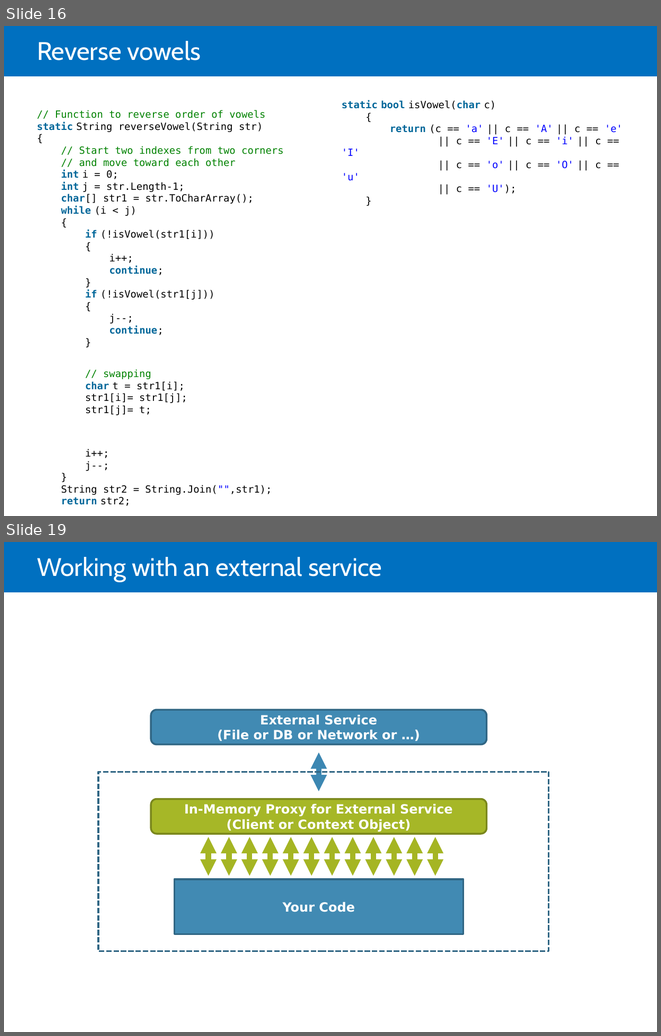
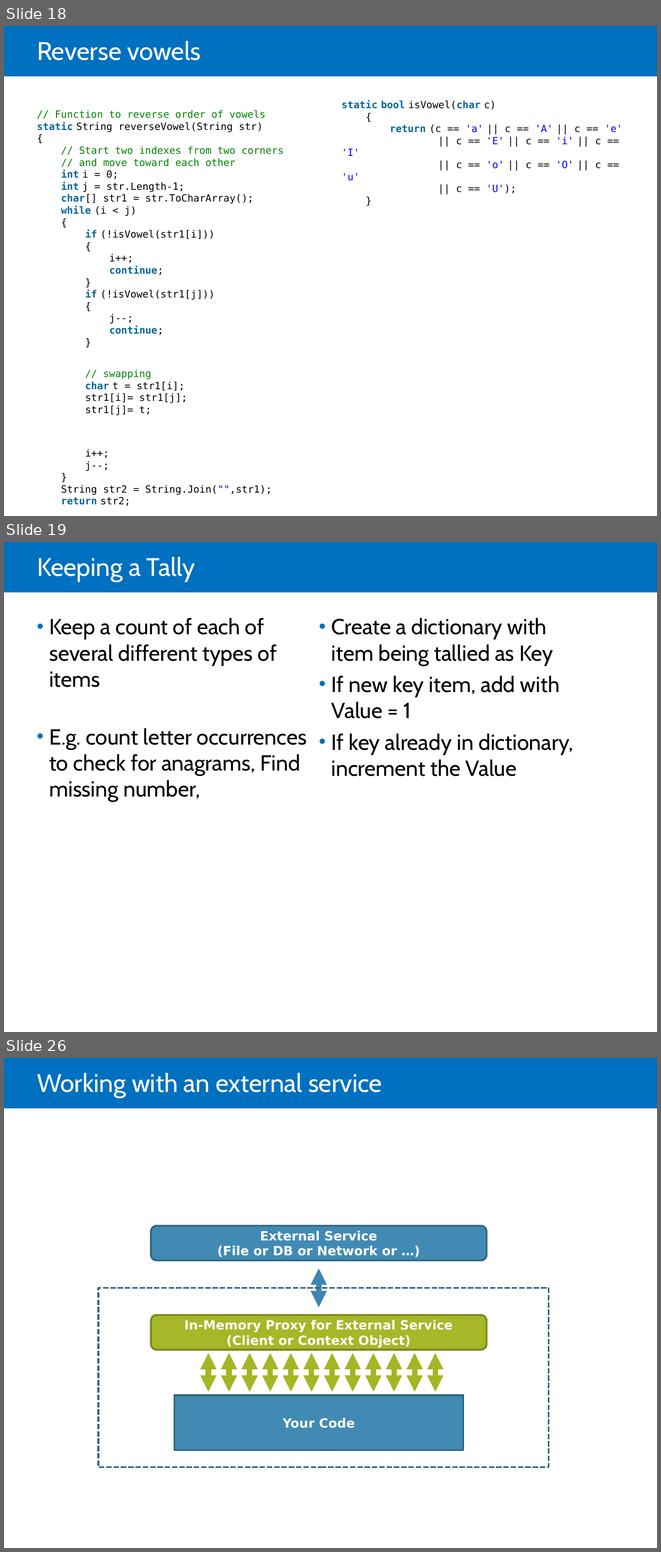
Before and after one commit to jdevr1es/DotnetSlides, a slide deck: DSA Study Guide.pptx. Shown one above the other, each under a label of ours: slides 16 and 19 before the commit, slides 18, 19 and 26 after it; the slides between them are not shown. The pictures are 661x1036 and 661x1552 pixels, drawn with LibreOffice and Linux fonts; fonts in the diff are those of the drawing. Boxes give left, top, right and bottom in pixels: in the first picture for what was removed or moved away, otherwise in the second. Text is boxed around its words. In the diff, an @@ line names an element or a change of style, - is before the commit and + after.

```diff
--- a/DSA Study Guide.pptx
+++ b/DSA Study Guide.pptx
@@ slide 19 added at box(4, 542, 657, 1032), background #FFFFFF; not listed: 1 template element that a slide beside it also shows @@
@@ title added at box(37, 557, 195, 582), 28 pt, text #FFFFFF @@
+Keeping a Tally
@@ text added at box(49, 618, 307, 802), 24 pt, text #000000 @@
+• Keep a count of each of several different types of items
+• E.g. count letter occurrences to check for anagrams, Find missing number,
@@ text added at box(332, 618, 573, 776), 24 pt, text #000000 @@
+• Create a dictionary with item being tallied as Key
+• If new key item, add with Value = 1
+• If key already in dictionary, increment the Value
@@ what was slide 16 is now slide 18 @@
@@ what was slide 19 is now slide 26 @@
```
Also in this commit, not shown: 6 slides changed, 7 other slides added, 1 slide removed.
